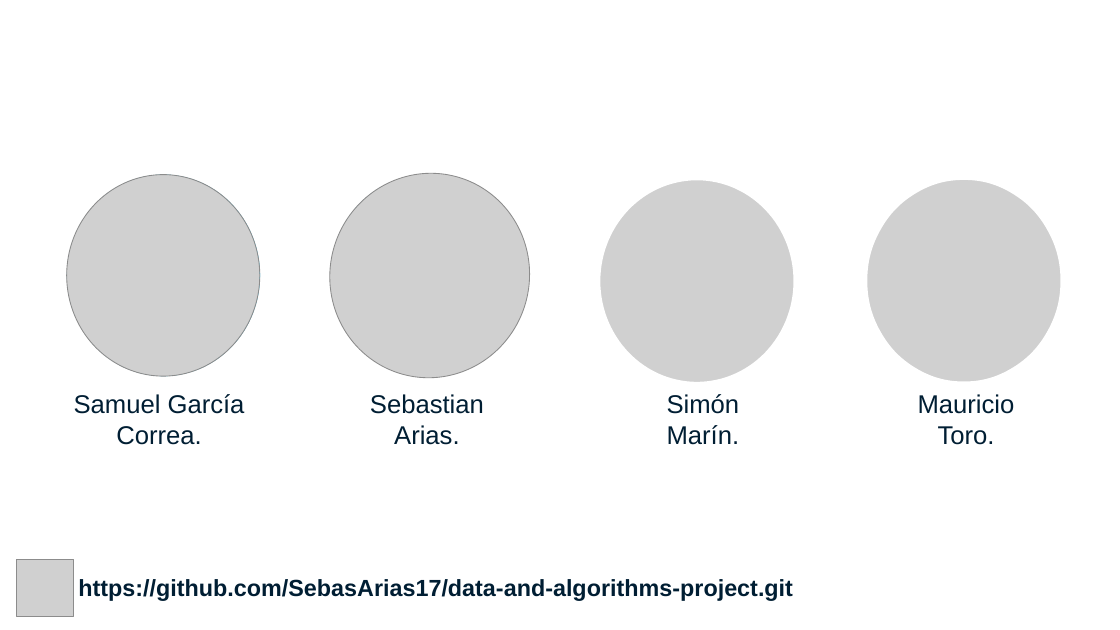
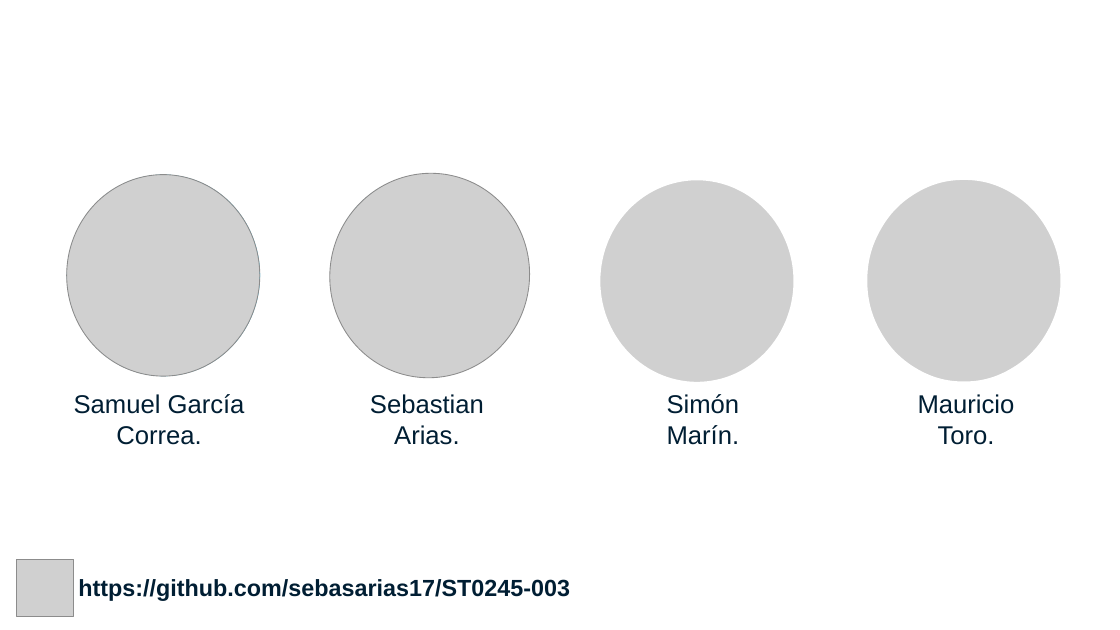
Before and after one commit to sebasarias17/ST0245-003, a slide deck: slide 2 of proyecto/informe/entrega1/ED1-Eafit-Presentacion Proyecto-Vr-4.0.pptx. Drawn at 1120x630 pixels with LibreOffice and Linux fonts; fonts in the diff are those of the drawing; grey boxes stand for pictures; background and template pictures are left out. Boxes give left, top, right and bottom in pixels: in the first picture for what was removed or moved away, otherwise in the second. Text is boxed around its words. In the diff, an @@ line names an element or a change of style, - is before the commit and + after.

```diff
--- a/proyecto/informe/entrega1/ED1-Eafit-Presentacion Proyecto-Vr-4.0.pptx
+++ b/proyecto/informe/entrega1/ED1-Eafit-Presentacion Proyecto-Vr-4.0.pptx
@@ text at (78, 579, 570, 601): text changed @@
-https://github.com/SebasArias17/data-and-algorithms-project.git
+https://github.com/sebasarias17/ST0245-003
```
